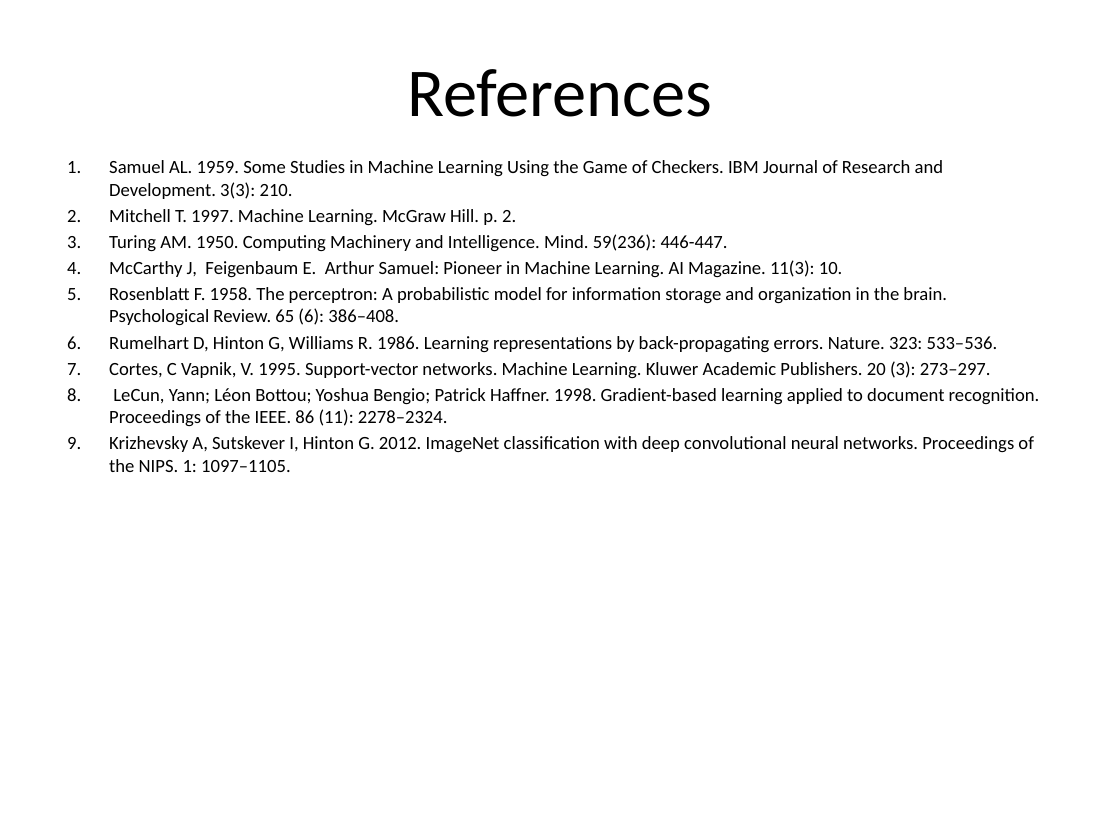
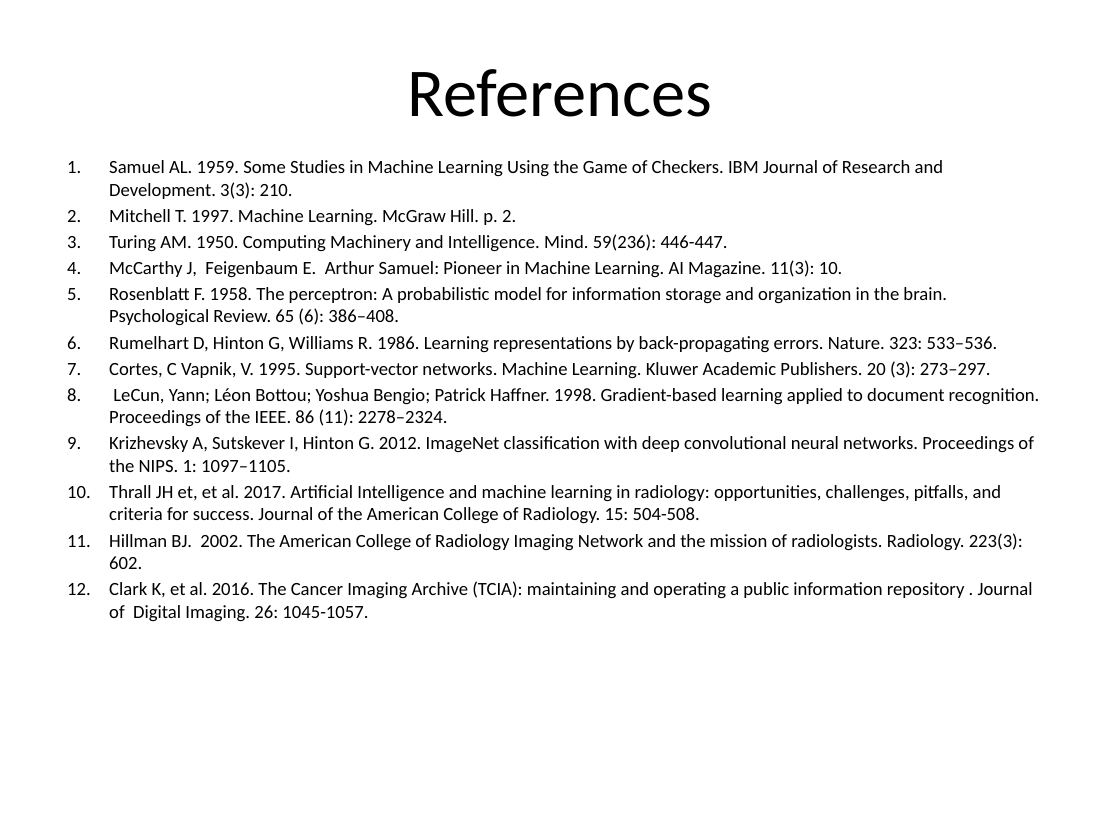
Before and after one commit to WendaZ/PyCharm_data, a slide deck: slide 19 of Machine Learning in Medical Imaging.pptx (slide 16 before the commit). Drawn at 1120x840 pixels with LibreOffice and Linux fonts; fonts in the diff are those of the drawing. Boxes give left, top, right and bottom in pixels: in the first picture for what was removed or moved away, otherwise in the second. Text is boxed around its words. In the diff, an @@ line names an element or a change of style, - is before the commit and + after.

```diff
--- a/Machine Learning in Medical Imaging.pptx
+++ b/Machine Learning in Medical Imaging.pptx
@@ text at <box>109,485,1033,622</box>: paragraphs added @@
+10. Thrall JH et, et al. 2017. Artificial Intelligence and machine learning in radiology: opportunities, challenges, pitfalls, and criteria for success. Journal of the American College of Radiology. 15: 504-508.
+11. Hillman BJ. 2002. The American College of Radiology Imaging Network and the mission of radiologists. Radiology. 223(3): 602.
+12. Clark K, et al. 2016. The Cancer Imaging Archive (TCIA): maintaining and operating a public information repository . Journal of Digital Imaging. 26: 1045-1057.
```
Also in this commit, not shown: 4 slides added, 1 slide removed.
